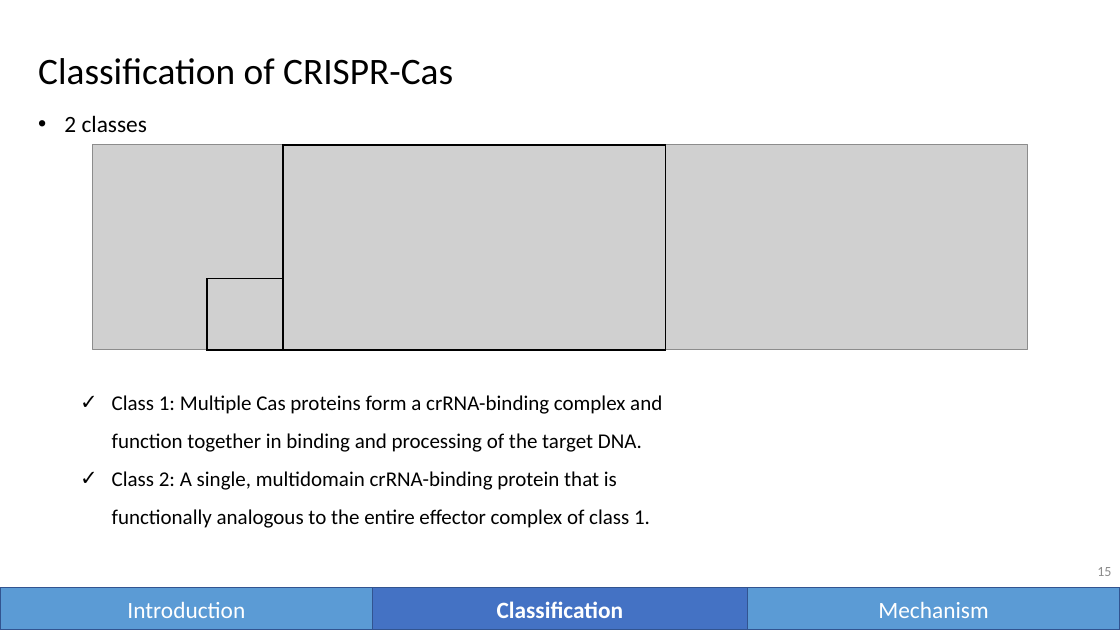
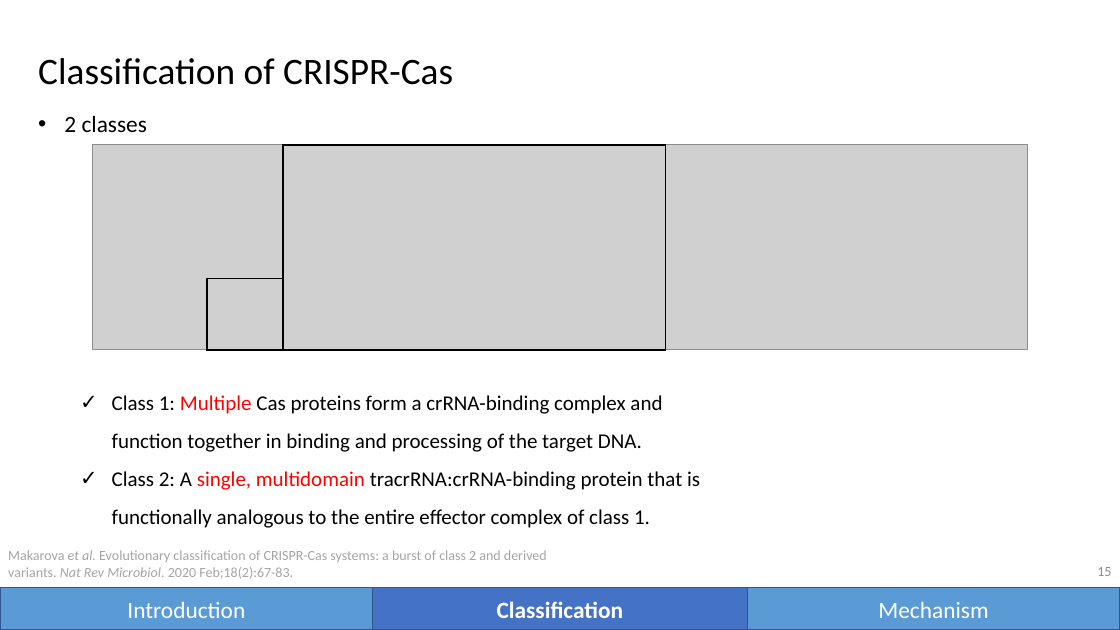
Before and after one commit to vwOvOwv/PKU-Undergraduate-Course, a slide deck: slide 15 of 遗传学(Genetics)/讨论课/Topic-3_遗传学技术/CRISPR-Cas.pptx. Drawn at 1120x630 pixels with LibreOffice and Linux fonts; fonts in the diff are those of the drawing; grey boxes stand for pictures. Boxes give left, top, right and bottom in pixels: in the first picture for what was removed or moved away, otherwise in the second. Text is boxed around its words. In the diff, an @@ line names an element or a change of style, - is before the commit and + after.

```diff
--- a/遗传学(Genetics)/讨论课/Topic-3_遗传学技术/CRISPR-Cas.pptx
+++ b/遗传学(Genetics)/讨论课/Topic-3_遗传学技术/CRISPR-Cas.pptx
@@ text at (112,395,662,452): text colour #000000 to #FF0000 in "Multiple" @@
@@ text at (112,471,700,528): text changed @@
-  ✓ Class 2: A single, multidomain crRNA-binding protein that is functionally analogous to the entire effector complex of class 1.
+  ✓ Class 2: A single, multidomain tracrRNA:crRNA-binding protein that is functionally analogous to the entire effector complex of class 1.
@@ text added at (8,550,547,579), 12 pt, text #A5A5A5 @@
+Makarova et al. Evolutionary classification of CRISPR-Cas systems: a burst of class 2 and derived variants. Nat Rev Microbiol. 2020 Feb;18(2):67-83.
```
Also in this commit, not shown: 22 other slides changed, 25 slides added, 6 slides removed.
